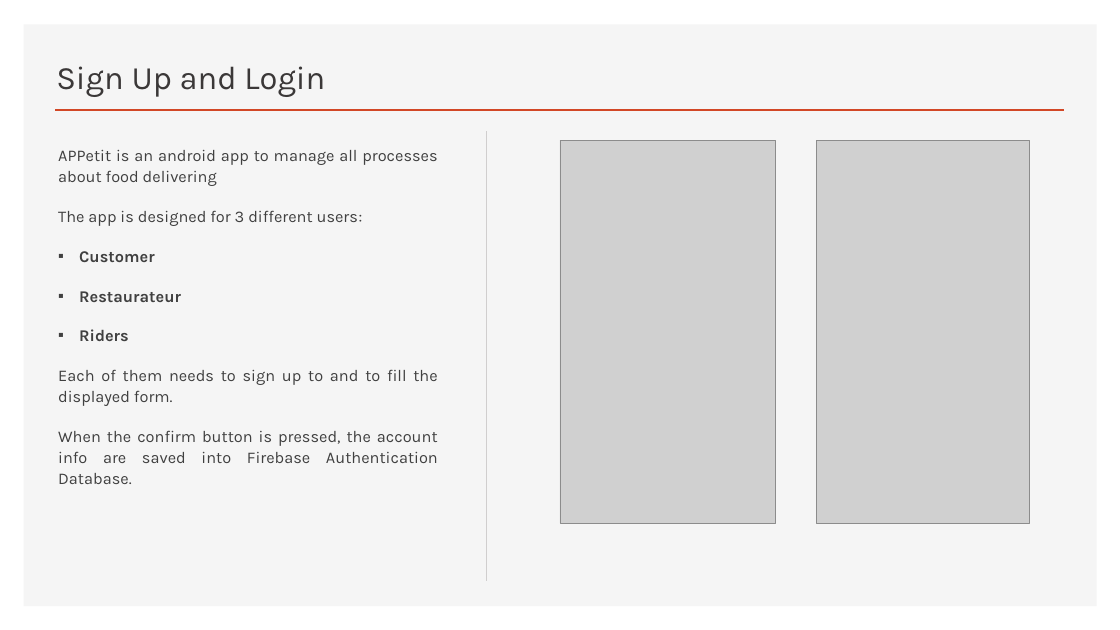
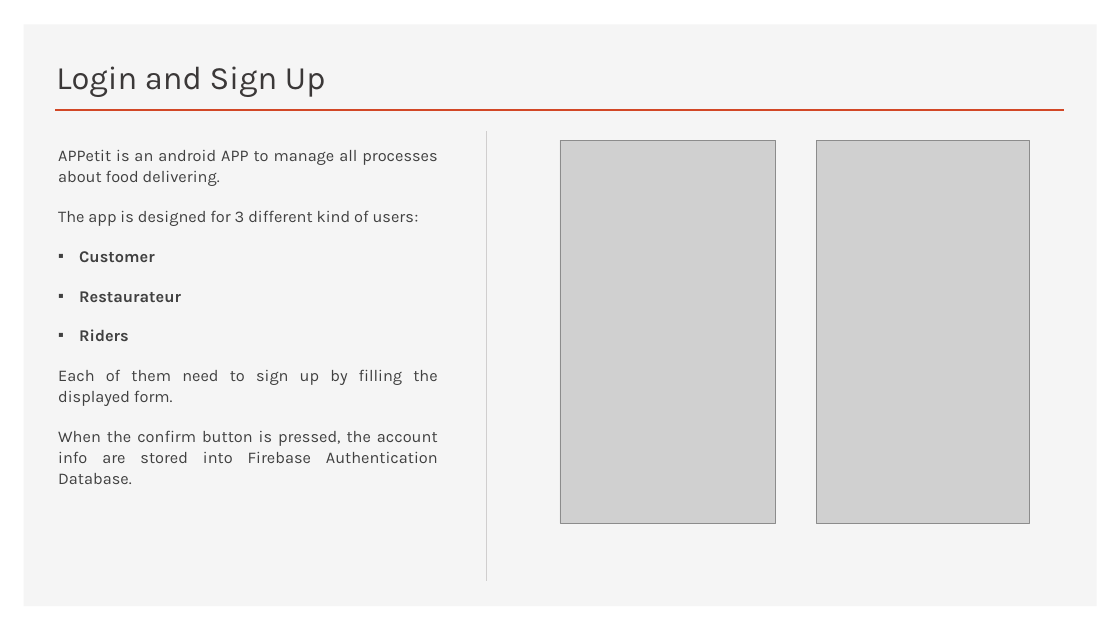
Before and after one commit to androidmaycry/APPetit, a slide deck: slide 2 of APPetit Presentation.pptx. Drawn at 1120x630 pixels with LibreOffice and Linux fonts; fonts in the diff are those of the drawing; grey boxes stand for pictures. Boxes give left, top, right and bottom in pixels: in the first picture for what was removed or moved away, otherwise in the second. Text is boxed around its words. In the diff, an @@ line names an element or a change of style, - is before the commit and + after.

```diff
--- a/APPetit Presentation.pptx
+++ b/APPetit Presentation.pptx
@@ title at (56, 66, 325, 97): text changed @@
-Sign Up and Login
+Login and Sign Up
@@ text at (58, 150, 437, 226): text changed @@
-APPetit is an android app to manage all processes about food delivering
-The app is designed for 3 different users:
+APPetit is an android APP to manage all processes about food delivering.
+The app is designed for 3 different kind of users:
@@ text at (58, 370, 438, 484): text changed @@
-Each of them needs to sign up to and to fill the displayed form.
-When the confirm button is pressed, the account info are saved into Firebase Authentication Database.
+Each of them need to sign up by filling the displayed form.
+When the confirm button is pressed, the account info are stored into Firebase Authentication Database.
```
Also in this commit, not shown: 8 other slides changed.
